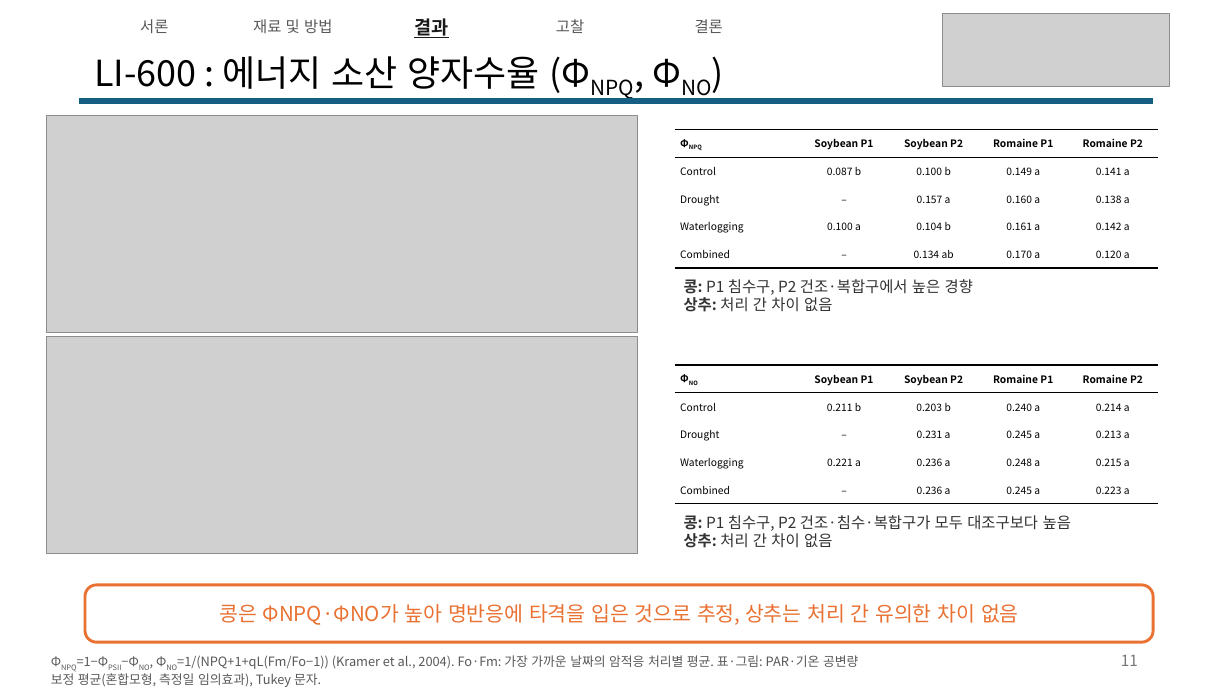
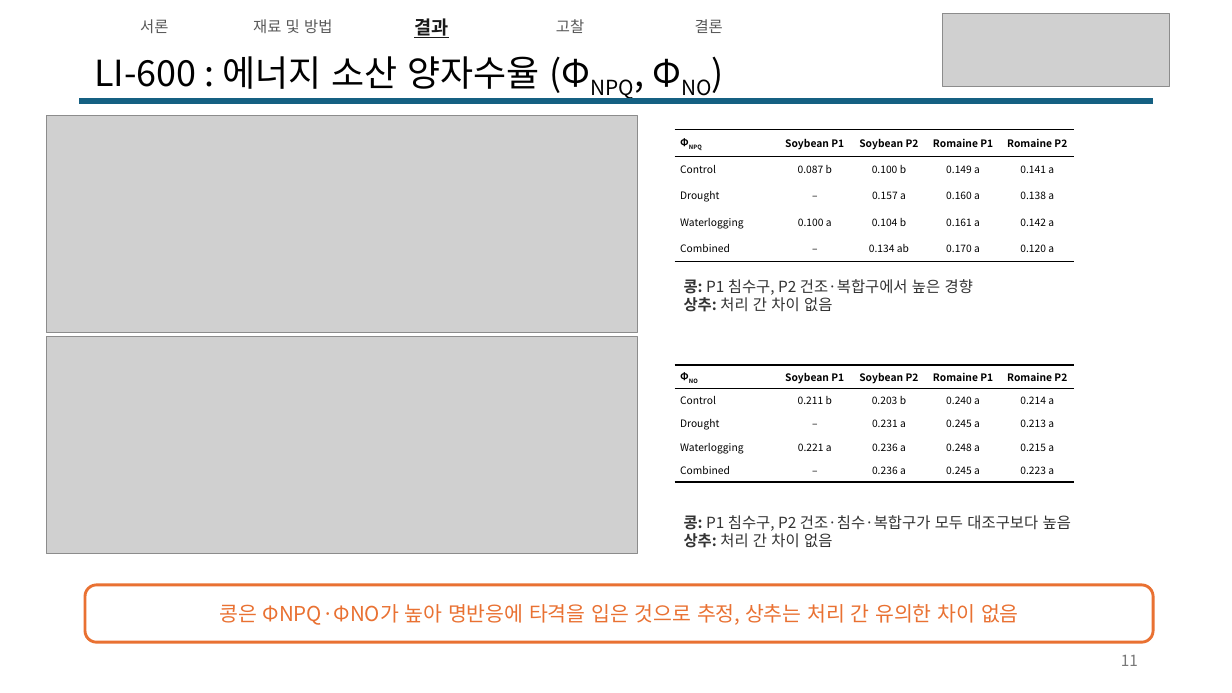
Before and after one commit to YunJM20/-, a slide deck: slide 11 of 구두발표_콩vs로메인상추_v8.pptx. Drawn at 1232x693 pixels with LibreOffice and Linux fonts; fonts in the diff are those of the drawing; grey boxes stand for pictures. Boxes give left, top, right and bottom in pixels: in the first picture for what was removed or moved away, otherwise in the second. Text is boxed around its words. In the diff, an @@ line names an element or a change of style, - is before the commit and + after.

```diff
--- a/구두발표_콩vs로메인상추_v8.pptx
+++ b/구두발표_콩vs로메인상추_v8.pptx
@@ table: place and size @@
-table at bbox=[675, 129, 1158, 268]
+table at bbox=[675, 129, 1074, 262]
@@ table: place and size @@
-table at bbox=[675, 365, 1158, 504]
+table at bbox=[675, 365, 1074, 482]
@@ text removed at bbox=[51, 655, 858, 687] @@
-ΦNPQ=1−ΦPSII−ΦNO, ΦNO=1/(NPQ+1+qL(Fm/Fo−1)) (Kramer et al., 2004). Fo·Fm: 가장 가까운 날짜의 암적응 처리별 평균. 표·그림: PAR·기온 공변량 보정 평균(혼합모형, 측정일 임의효과), Tukey 문자.
```
Also in this commit, not shown: 14 other slides changed.
